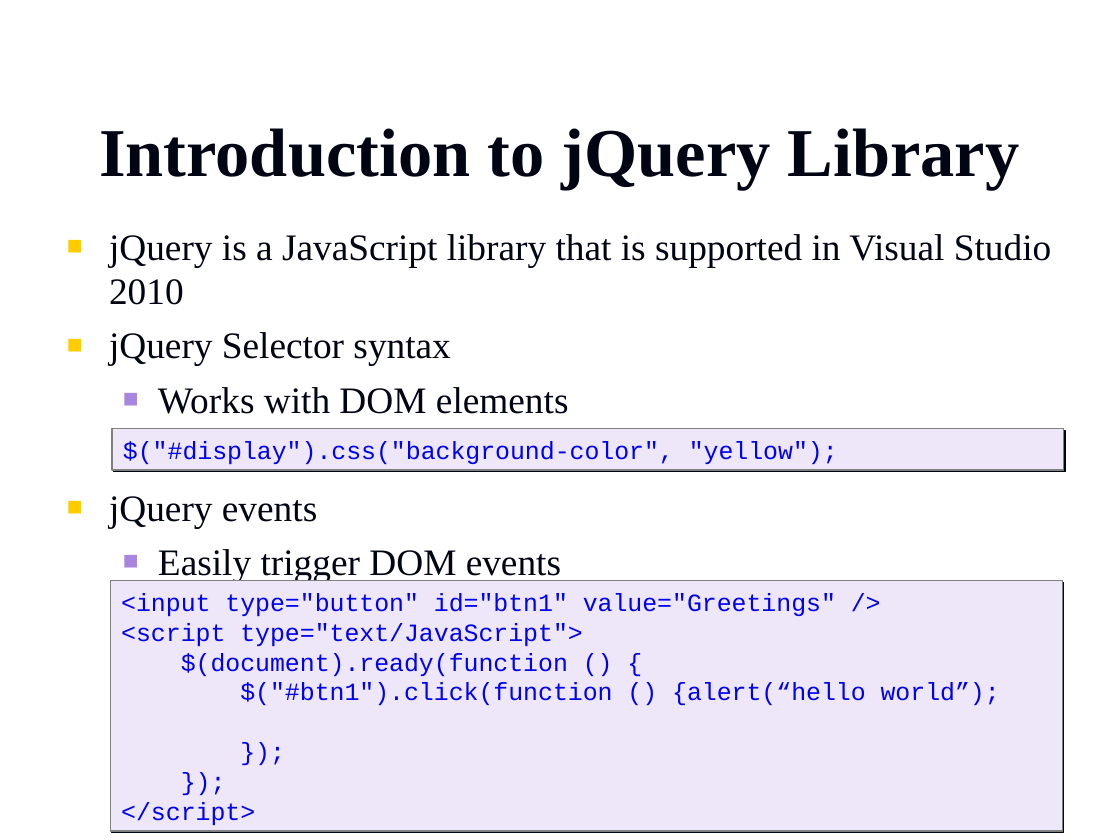
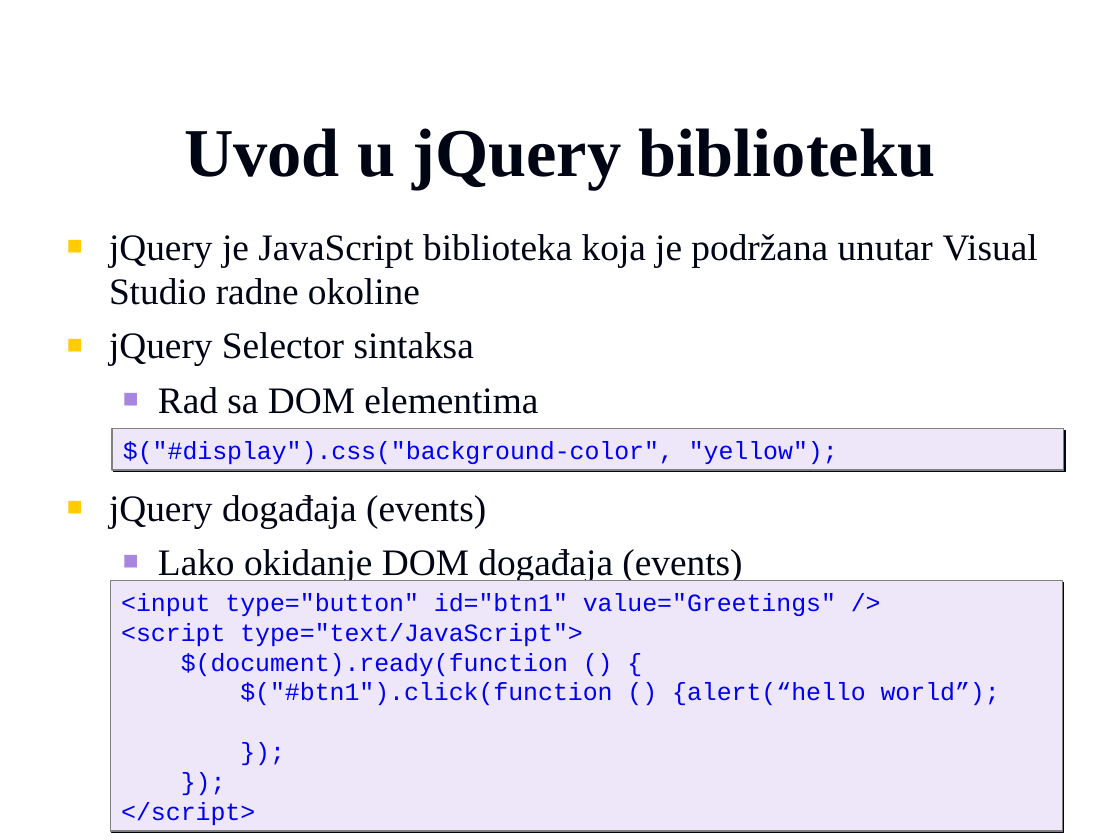
Before and after one commit to vzdesic/PZI, a slide deck: slide 3 of PPTs/16 MVC klijentsko programiranje.ppt. Drawn at 1120x840 pixels with LibreOffice and Linux fonts; fonts in the diff are those of the drawing; background and template pictures are left out. Boxes give left, top, right and bottom in pixels: in the first picture for what was removed or moved away, otherwise in the second. Text is boxed around its words. In the diff, an @@ line names an element or a change of style, - is before the commit and + after.

```diff
--- a/PPTs/16 MVC klijentsko programiranje.ppt
+++ b/PPTs/16 MVC klijentsko programiranje.ppt
@@ title at [184,128,935,189]: text changed @@
-Introduction to jQuery Library
+Uvod u jQuery biblioteku
@@ text at [109,234,1038,581]: text changed @@
-■ jQuery is a JavaScript library that is supported in Visual Studio 2010
-■ jQuery Selector syntax
-  ■ Works with DOM elements
-■ jQuery events
-  ■ Easily trigger DOM events
+■ jQuery je JavaScript biblioteka koja je podržana unutar Visual Studio radne okoline
+■ jQuery Selector sintaksa
+  ■ Rad sa DOM elementima
+■ jQuery događaja (events)
+  ■ Lako okidanje DOM događaja (events)
```
Also in this commit, not shown: 7 other slides changed, 4 slides added, 4 slides removed, 3 other files.
